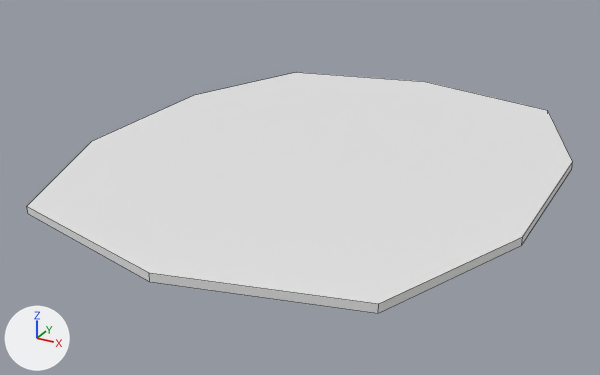
A saved change to the FBX model Objects/Ham/HamSlice.fbx.
The view is the same before and after, from a camera (50 mm lens) standing at (0.0948, -0.186, 0.1424) and looking at (-0.0042, -0.006, 0.0524). The axes (+X, +Y, +Z) are drawn at lower left. The lights are the same throughout. Mesh edges are drawn as thin lines. Where no turn or scale is listed for an object, it has been applied to the vertices.

In view in the first picture: 'HamSlice'.
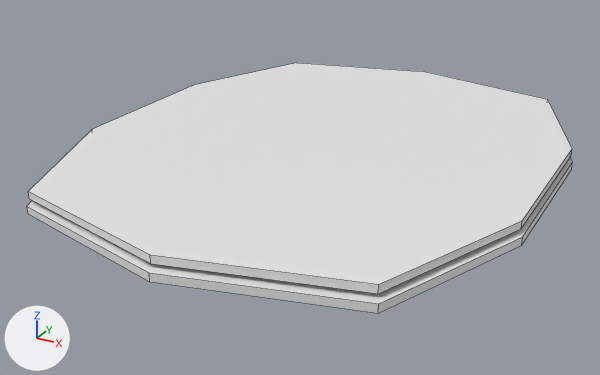
Location of each change, [x1, y1, x2, y2] in pixels of the pictures (600 x 375 px):
'HamSlice', reshaped
    before: [27, 72, 573, 313]
    after: [27, 63, 573, 313]
part 1 of me_cube_004, added
    after: [28, 63, 572, 294]

Edits to the bpy script that builds the scene:
```text
Change me_cube_004:
    where me_cube_004.from_pydata(...)  # 20 vertices, 12 faces; spans x -0.06..0.06, y -0.075..0.075, z -0.0019..0.0001
    used by ob_hamslice; location = (0.0, 0.0, 0.0615)
    me_cube_004 part 1: the loose piece of 20 vertices spanning x -0.06..0.06, y -0.075..0.075, z -0.0019..0.0001 is copied, and the copy is moved by (-0.0008, 0.0018, 0.0029); it spans x -0.0608..0.0592, y -0.0732..0.0768, z 0.001..0.003
```
